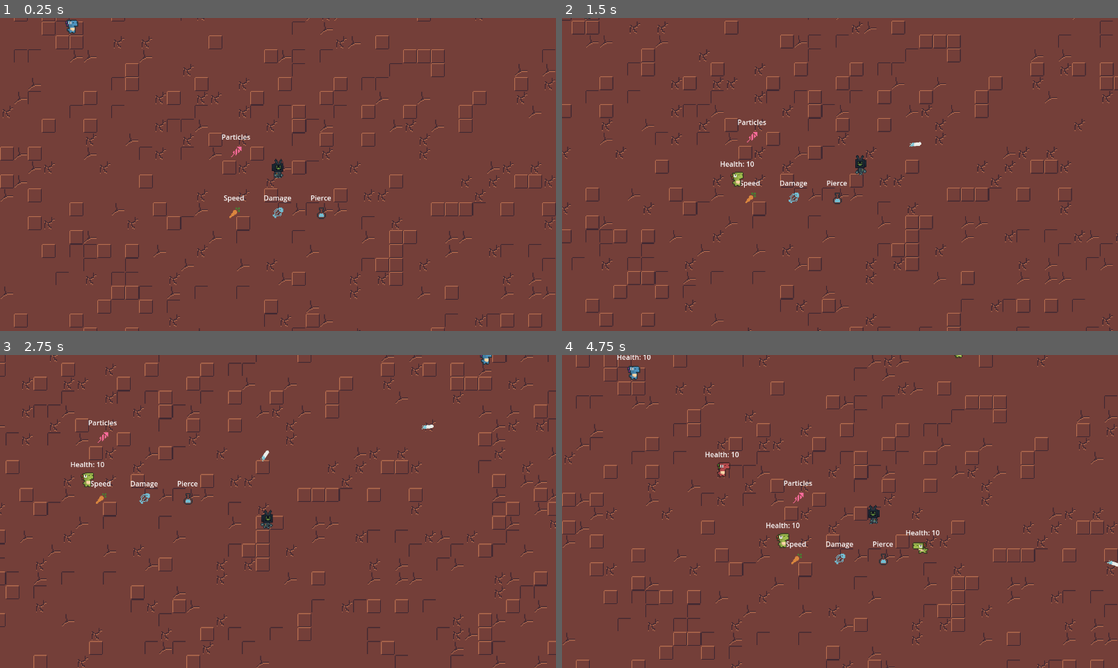
Above: before the commit, frames 1-4 (two rows, left to right).
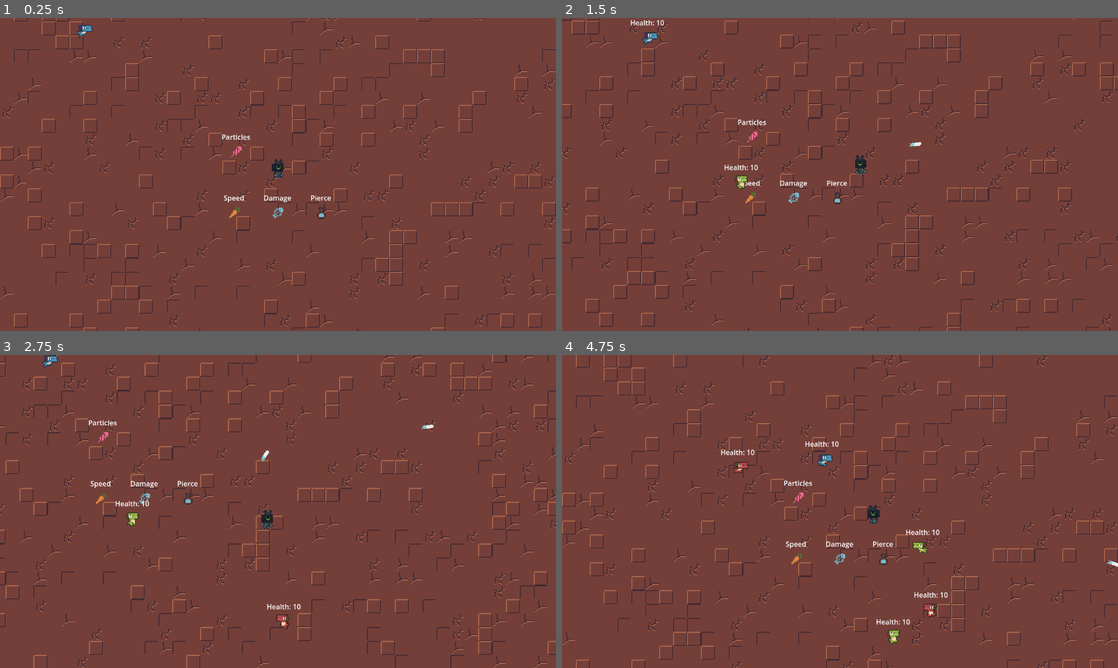
Above: after the commit, the same moments.

Repository: Bitlytic/Strategy-GDScript
Game: Godot game, scene res://Scenes/main.tscn
Same seed, same stepped clock (60 frames per second), same inputs: the game is played once before the commit and once after it.
Inputs (mouse positions are in pixels of both pictures, inside the frame that each line leads up to):
- Up to frame 1 (0.25 s): no input
- Up to frame 2 (1.5 s): move the mouse to (962, 158) at 0.52 s; hold D (move_right) 0.53-1.28 s; click (962, 158) at 0.6 s; move the mouse to (728, 190) at 1.27 s; hold S (move_down) from 1.28 s (still down); tap E (spawn_enemy) at 1.35 s
- Up to frame 3 (2.75 s): move the mouse to (333, 442) at 2.02 s; release S (move_down) at 2.03 s; hold D (move_right) from 2.03 s (still down); click (333, 442) at 2.1 s
- Up to frame 4 (4.75 s): move the mouse to (812, 574) at 2.77 s; release D (move_right) at 2.78 s; hold W (move_up) 2.78-3.53 s; tap E (spawn_enemy) at 2.85, 4.35 s; move the mouse to (1006, 558) at 3.52 s; hold A (move_left) from 3.53 s (still down); click (1006, 558) at 3.6 s; move the mouse to (673, 464) at 4.27 s

The runs differ from the first frame. In frame 1, 0.2% of the frame differs, in the area x 11-17%, y 0-7%; in frame 2, 0.4%; in frame 3, 0.5%; in frame 4, 1.0%, in the area x 9-72%, y 0-93%.

Commit message:
Update enemy.tscn

Diff:
--- a/Objects/Scenes/enemy.tscn
+++ b/Objects/Scenes/enemy.tscn
@@ -394,7 +394,7 @@
 
 [node name="EnemyStateMachine" type="Node" parent="." node_paths=PackedStringArray("initial_state")]
 script = ExtResource("9_23on8")
-initial_state = NodePath("Idle")
+initial_state = NodePath("Wander")
 
 [node name="Idle" type="Node" parent="EnemyStateMachine"]
 script = ExtResource("10_d3r8p")
